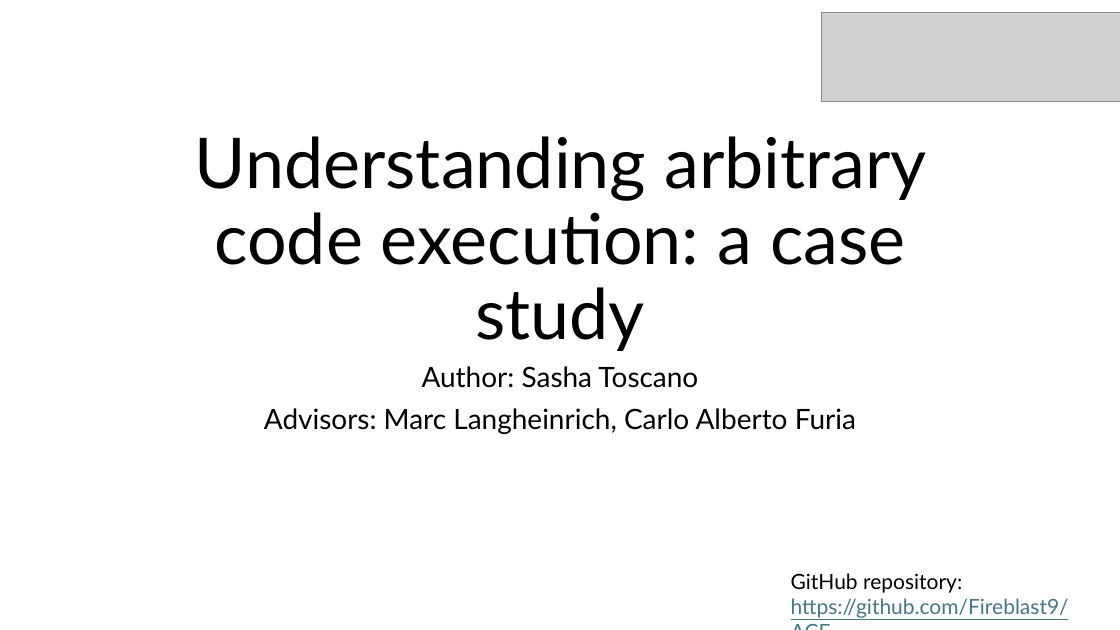
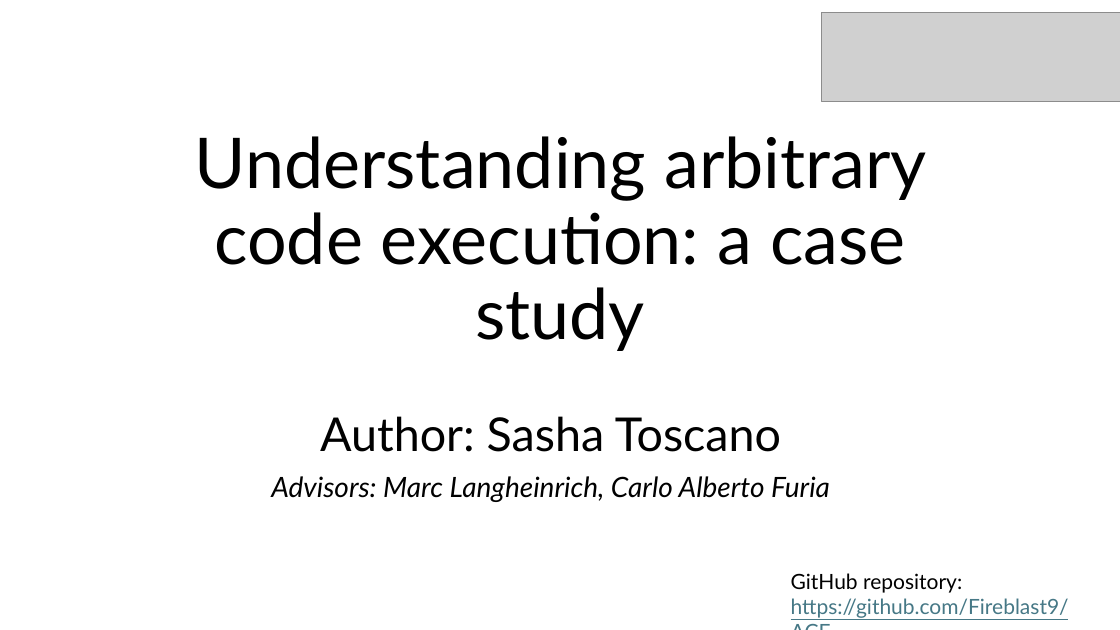
Before and after one commit to Fireblast9/ACE, a slide deck: slide 1 of ACE - Sasha Toscano.pptx. Drawn at 1120x630 pixels with LibreOffice and Linux fonts; fonts in the diff are those of the drawing; grey boxes stand for pictures. Boxes give left, top, right and bottom in pixels: in the first picture for what was removed or moved away, otherwise in the second. Text is boxed around its words. In the diff, an @@ line names an element or a change of style, - is before the commit and + after.

Commit message:
Finished title and summary presentation

```diff
--- a/ACE - Sasha Toscano.pptx
+++ b/ACE - Sasha Toscano.pptx
@@ subtitle "Author: Sasha Toscano": place and size @@
-subtitle "Author: Sasha Toscano" at (264, 366, 856, 434)
+subtitle "Author: Sasha Toscano" at (271, 416, 830, 502)
@@ subtitle "Author: Sasha Toscano" at (271, 416, 830, 502): size 24 to 40 pt in "Author: Sasha Toscano"; italic on in "Advisors: Marc Langheinrich, Carlo Alberto Furia" @@
```
Also in this commit, not shown: 1 other file.
